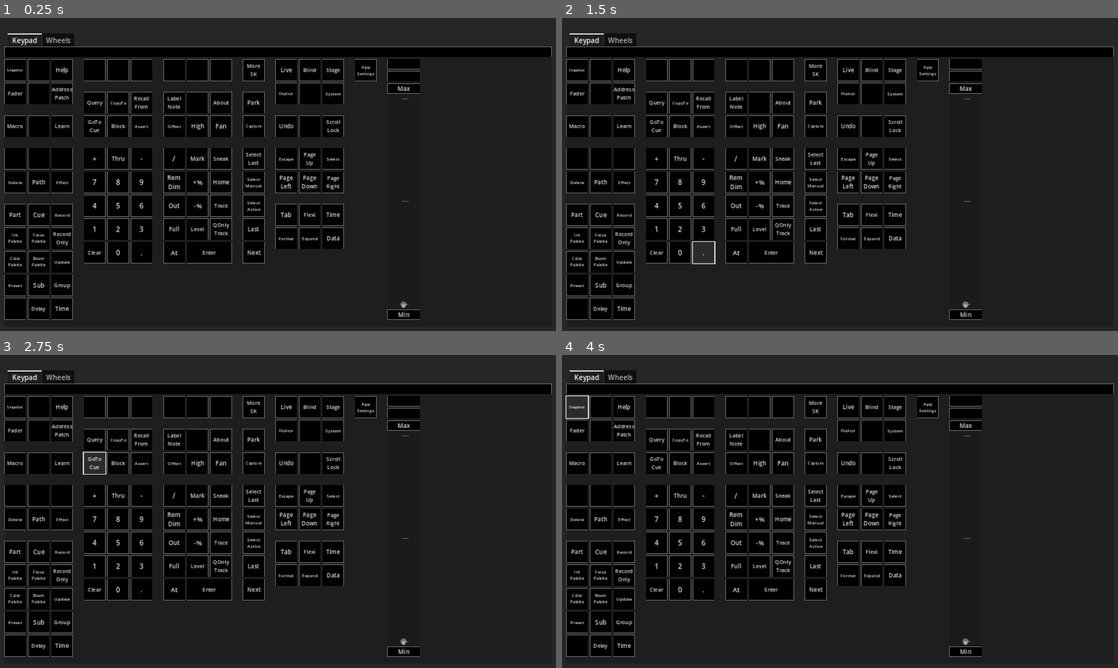
Above: before the commit, frames 1-4 (two rows, left to right).
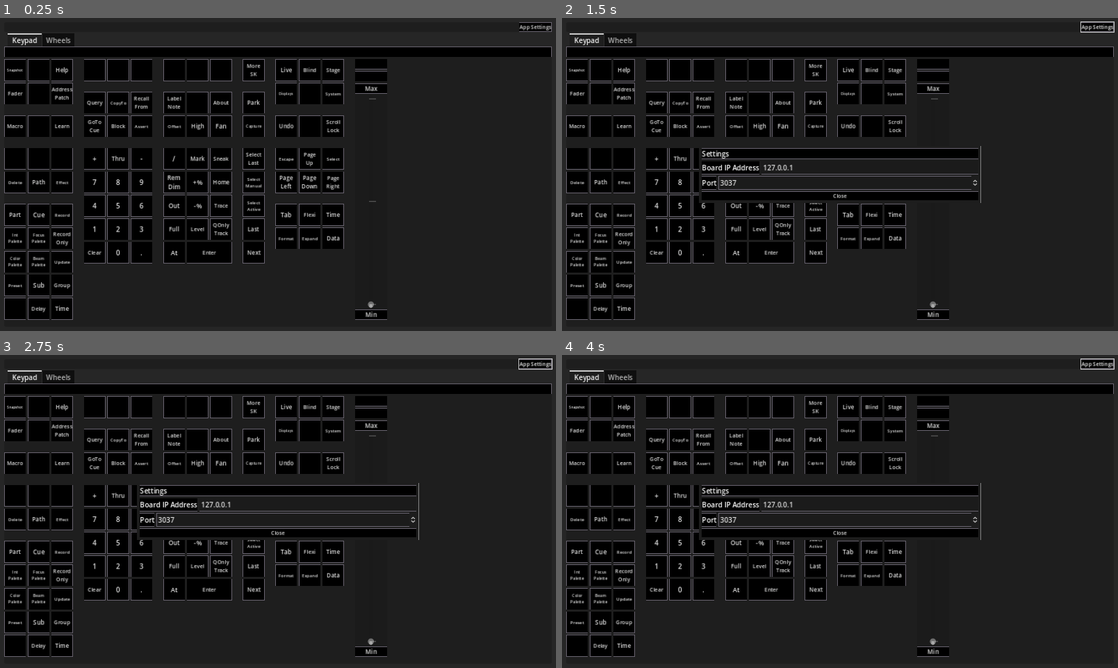
Above: after the commit, the same moments.

Repository: CoffeeCoder1/etc-eos-remote
Game: Godot game, scene res://scenes/main/main.tscn
The game is run twice, just before and just after one commit, with the same random seed, the same clock (stepped at 60 frames per second) and the same inputs.
Inputs (mouse positions are in pixels of both pictures, inside the frame that each line leads up to):
- Up to frame 1 (0.25 s): no input
- Up to frame 2 (1.5 s): click (1095, 27) at 0.5 s, where only the run after the commit has a clickable "App Settings"; click "." at 1.25 s
- Up to frame 3 (2.75 s): click "GoTo Cue" at 2 s
- Up to frame 4 (4 s): click "GoTo Cue" at 2.75 s; click "Snapshot" at 3.5 s

The runs differ from the first frame. In frame 1, 1.6% of the frame differs, in the area x 63-100%, y 1-97%; in frame 2, 6.9%; in frame 3, 6.9%; in frame 4, 6.9%, in the area x 0-100%, y 1-97%.

Commit message:
Move the settings button to the header bar

Diff:
--- a/scenes/main/main.tscn
+++ b/scenes/main/main.tscn
@@ -122,14 +122,26 @@
 [node name="VBoxContainer" type="VBoxContainer" parent="PanelContainer/MarginContainer"]
 layout_mode = 2
 
-[node name="OSCLabel" type="Label" parent="PanelContainer/MarginContainer/VBoxContainer"]
+[node name="PanelContainer" type="PanelContainer" parent="PanelContainer/MarginContainer/VBoxContainer"]
 layout_mode = 2
+
+[node name="OSCLabel" type="Label" parent="PanelContainer/MarginContainer/VBoxContainer/PanelContainer"]
+layout_mode = 2
+size_flags_horizontal = 4
 theme_override_styles/normal = SubResource("StyleBoxEmpty_hoj37")
 horizontal_alignment = 1
 vertical_alignment = 1
 script = ExtResource("2_6h2ie")
 global_feedback = true
 feedback_address = "/eos/out/show/name"
+
+[node name="HBoxContainer" type="HBoxContainer" parent="PanelContainer/MarginContainer/VBoxContainer/PanelContainer"]
+layout_mode = 2
+
+[node name="SettingsButton" type="Button" parent="PanelContainer/MarginContainer/VBoxContainer/PanelContainer/HBoxContainer"]
+layout_mode = 2
+size_flags_horizontal = 10
+text = "App Settings"
 
 [node name="TabContainer" type="TabContainer" parent="PanelContainer/MarginContainer/VBoxContainer"]
 layout_mode = 2
@@ -159,4 +171,4 @@
 osc_recieve_prefix = "/eos/out/user"
 target_client = NodePath("../OSCClientTCP")
 
-[connection signal="settings_button_pressed" from="PanelContainer/MarginContainer/VBoxContainer/TabContainer/Keypad" to="PanelContainer/MarginContainer/SettingsContainer" method="_on_settings_button_pressed"]
+[connection signal="pressed" from="PanelContainer/MarginContainer/VBoxContainer/PanelContainer/HBoxContainer/SettingsButton" to="PanelContainer/MarginContainer/SettingsContainer" method="_on_settings_button_pressed"]
--- a/scenes/panels/keypad/keypad.gd
+++ /dev/null
@@ -1,7 +0,0 @@
-extends PanelContainer
-
-signal settings_button_pressed
-
-
-func _on_settings_button_pressed() -> void:
-	settings_button_pressed.emit()
--- a/scenes/panels/keypad/keypad.tscn
+++ b/scenes/panels/keypad/keypad.tscn
@@ -1,6 +1,5 @@
-[gd_scene load_steps=8 format=3 uid="uid://lowydp6qwkqd"]
-
-[ext_resource type="Script" path="res://scenes/panels/keypad/keypad.gd" id="1_pg0ae"]
+[gd_scene load_steps=7 format=3 uid="uid://lowydp6qwkqd"]
+
 [ext_resource type="Script" path="res://scenes/messages/osc_label.gd" id="2_p7so8"]
 [ext_resource type="Script" path="res://scenes/messages/osc_key.gd" id="2_v3vkr"]
 [ext_resource type="Script" path="res://scenes/messages/osc_modifier_key.gd" id="3_p86lf"]
@@ -11,7 +10,6 @@
 
 [node name="Keypad" type="PanelContainer"]
 theme_override_styles/panel = SubResource("StyleBoxEmpty_h4bam")
-script = ExtResource("1_pg0ae")
 
 [node name="VBoxContainer" type="VBoxContainer" parent="."]
 layout_mode = 2
@@ -1038,19 +1036,6 @@
 key_string = "data"
 key_label = "Data"
 
-[node name="VBoxContainer6" type="VBoxContainer" parent="VBoxContainer/HBoxContainer"]
-layout_mode = 2
-theme_override_constants/separation = 25
-
-[node name="SettingsButton" type="Button" parent="VBoxContainer/HBoxContainer/VBoxContainer6"]
-custom_minimum_size = Vector2(50, 50)
-layout_mode = 2
-theme_override_font_sizes/font_size = 10
-text = "App
-Settings"
-
 [node name="Wheel" parent="VBoxContainer/HBoxContainer" instance=ExtResource("6_66y7a")]
 layout_mode = 2
 delete_on_null_type = false
-
-[connection signal="pressed" from="VBoxContainer/HBoxContainer/VBoxContainer6/SettingsButton" to="." method="_on_settings_button_pressed"]
